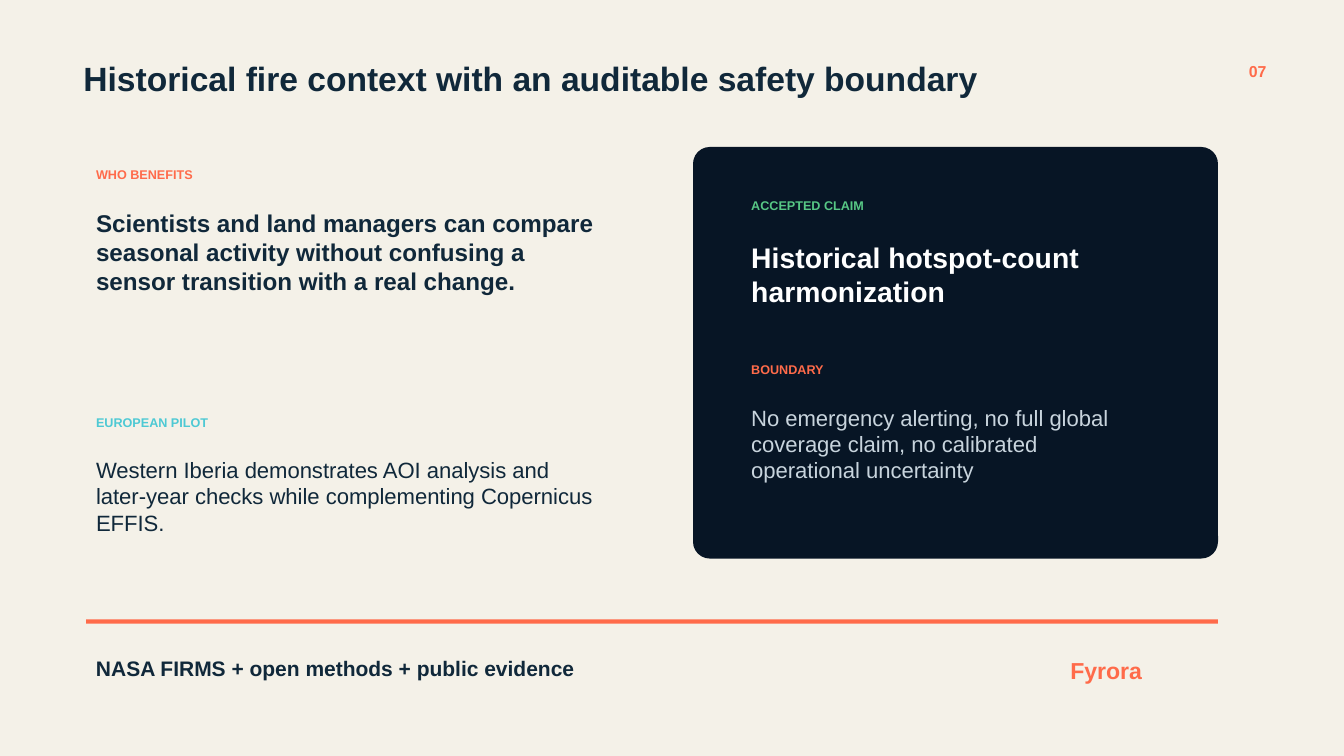
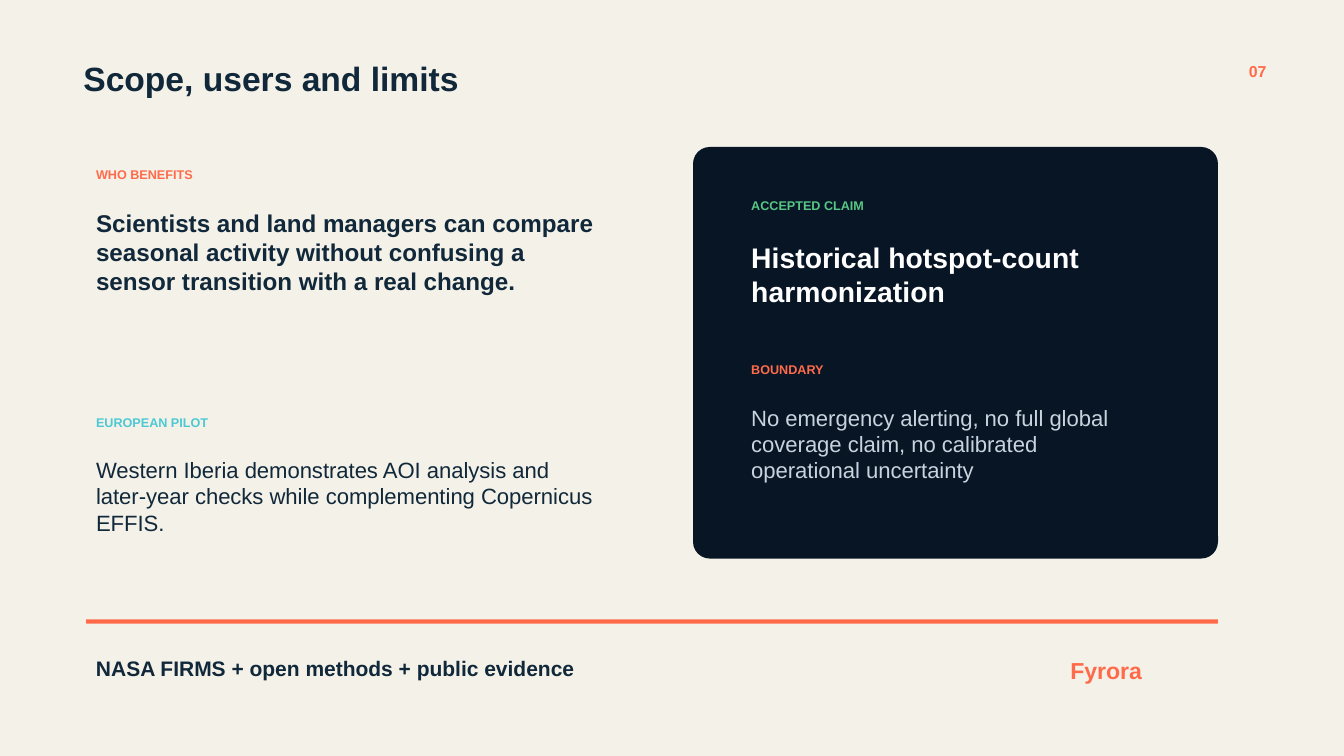
Before and after one commit to CSHub-Project/NASA-2026-QORVEX-Challenge-09, a slide deck: slide 7 of submission/demo/fyrora-space-apps-demo.pptx. Drawn at 1344x756 pixels with LibreOffice and Linux fonts; fonts in the diff are those of the drawing. Boxes give left, top, right and bottom in pixels: in the first picture for what was removed or moved away, otherwise in the second. Text is boxed around its words. In the diff, an @@ line names an element or a change of style, - is before the commit and + after.

```diff
--- a/submission/demo/fyrora-space-apps-demo.pptx
+++ b/submission/demo/fyrora-space-apps-demo.pptx
@@ text at <box>83,66,459,98</box>: text changed @@
-Historical fire context with an auditable safety boundary
+Scope, users and limits
```
Also in this commit, not shown: 6 other slides changed, 11 other files.
